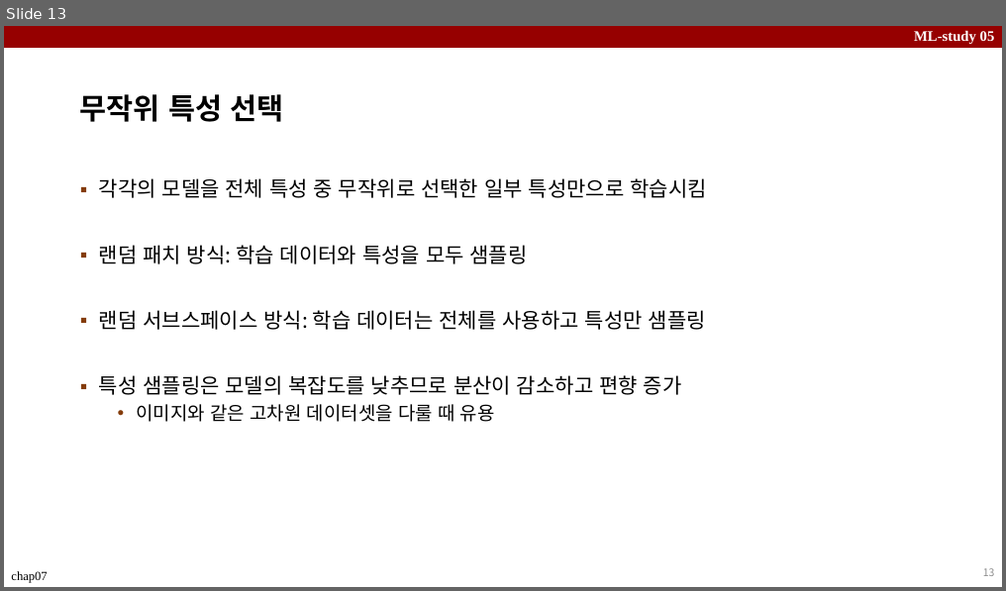
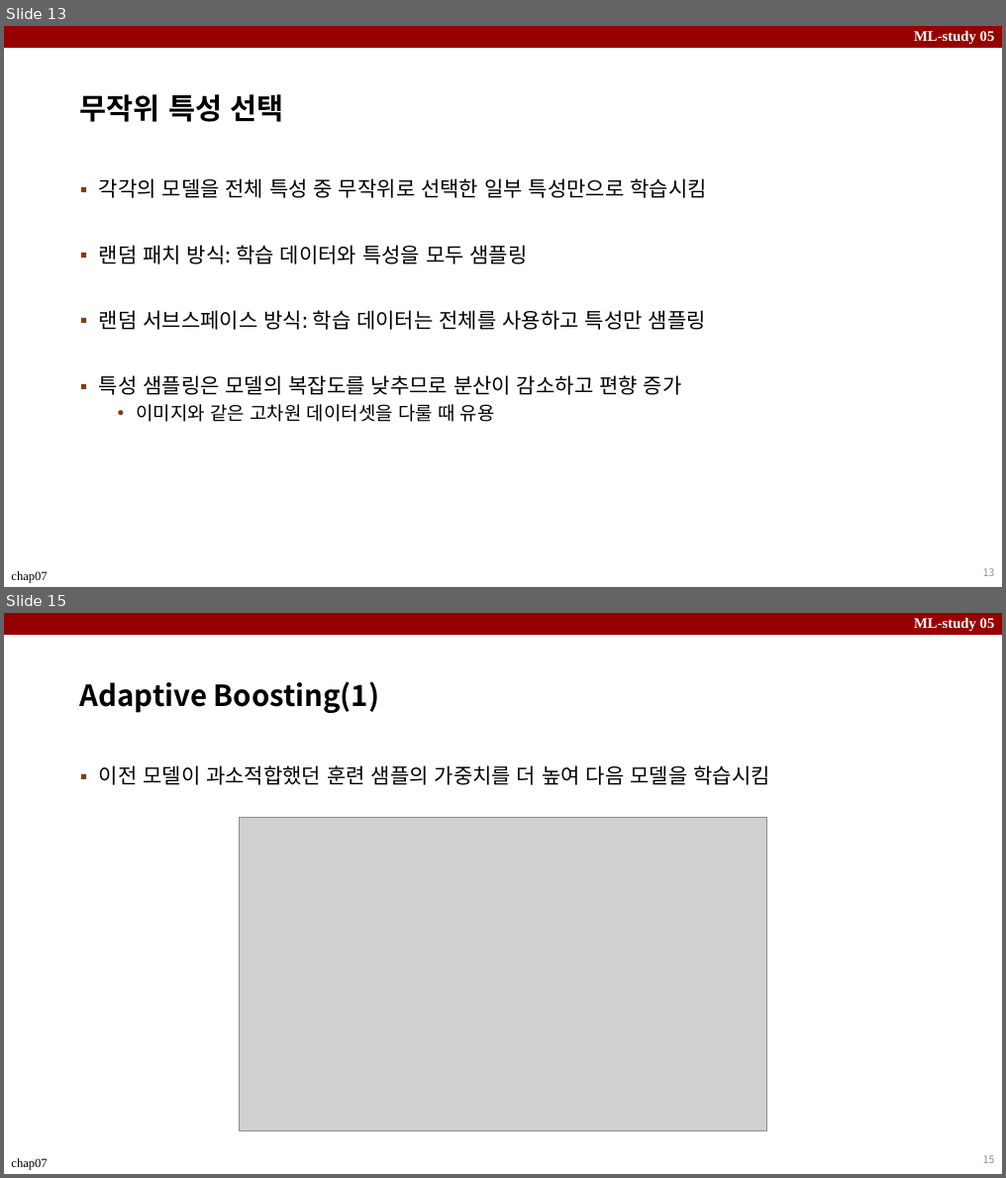
Before and after one commit to micmic123/ML-Study, a slide deck: ppt/ML_Study_Ch7.pptx. Shown one above the other, each under a label of ours: slide 13 before the commit, slides 13 and 15 after it; the slides between them are not shown. The pictures are 1006x591 and 1006x1178 pixels, drawn with LibreOffice and Linux fonts; fonts in the diff are those of the drawing; grey boxes stand for pictures. Boxes give left, top, right and bottom in pixels: in the first picture for what was removed or moved away, otherwise in the second. Text is boxed around its words. In the diff, an @@ line names an element or a change of style, - is before the commit and + after.

```diff
--- a/ppt/ML_Study_Ch7.pptx
+++ b/ppt/ML_Study_Ch7.pptx
@@ slide 15 added at [4,613,1002,1174], background #FFFFFF; not listed: 3 template elements that a slide beside it also shows @@
@@ title added at [80,681,380,713], 28 pt, text #000000, bold @@
+Adaptive Boosting(1)
@@ text added at [99,765,769,785], 20 pt, text #000000 @@
+▪ 이전 모델이 과소적합했던 훈련 샘플의 가중치를 더 높여 다음 모델을 학습시킴
@@ picture added at [239,817,767,1132] @@
@@ page number added at [983,1156,995,1163], 10 pt, text #8C8C8C @@
+15
```
Also in this commit, not shown: 2 slides changed, 5 other slides added, 1 slide removed.
